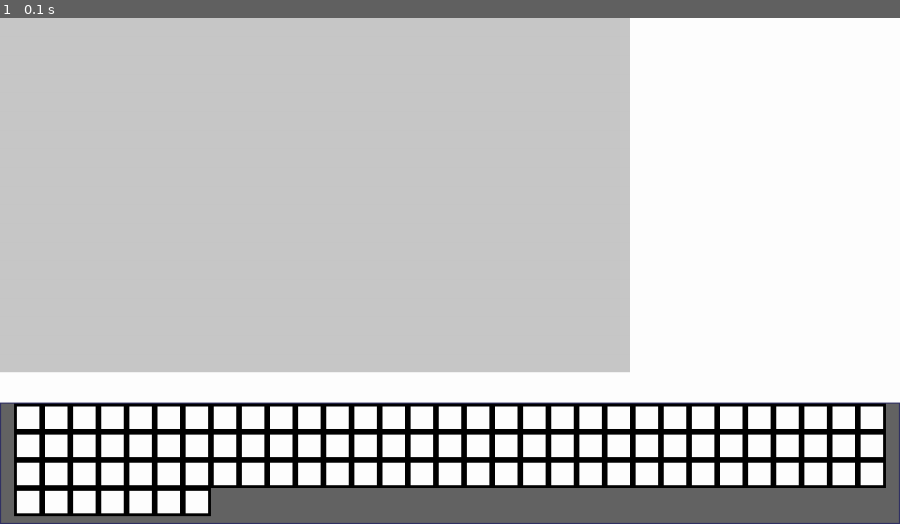
Above: before the commit, frame 1.
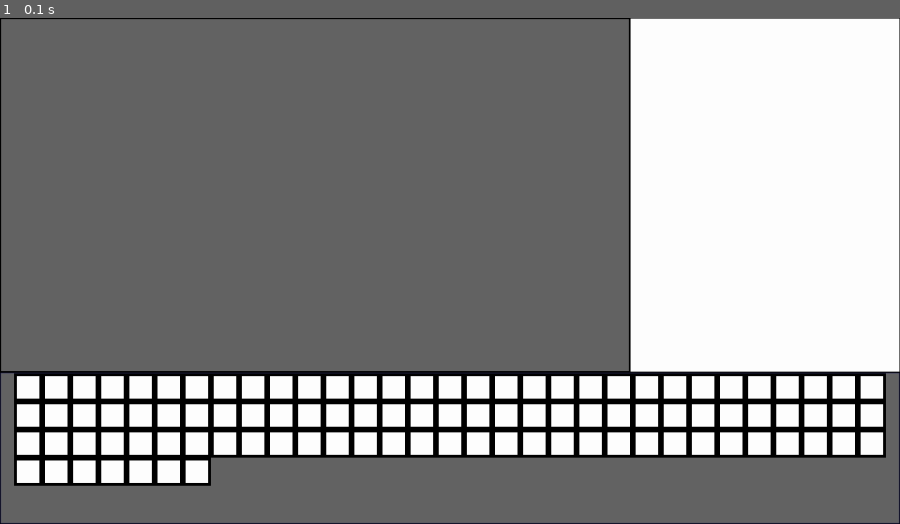
Above: after the commit, the same moment.

Repository: Culf-B/PygameLevelEditor
Game: pygame game, started from gui.py
The game is run twice, just before and just after one commit, with the same random seed, the same clock (stepped at 60 frames per second) and the same inputs.
Inputs:
- Up to frame 1 (0.1 s): no input

The runs differ from the first frame. In frame 1, 61% of the frame differs, in the area x 0-100%, y 0-100%.

Commit message:
Refactored to use Windows instead of groups
Only elements used here were updated in uielements to be able to be used in a window.

Diff:
--- a/gui.py
+++ b/gui.py
@@ -17,31 +17,75 @@
         self.wRightCoeffs = [0.3, 0.7]
         self.wBottomCoeffs = [1, 0.3]
 
+        # --- Window Rects ---
+        self.rMain = pygame.Rect(0, 0, self.renderRes[0] * self.wMainCoeffs[0], self.renderRes[1] * self.wMainCoeffs[1])
+        self.rRight = pygame.Rect(self.renderRes[0] * (1 - self.wRightCoeffs[0]), 0, self.renderRes[0] * self.wRightCoeffs[0], self.renderRes[1] * self.wRightCoeffs[1])
+        self.rBottom = pygame.Rect(0, self.renderRes[1] * (1 - self.wBottomCoeffs[1]), self.renderRes[0] * self.wBottomCoeffs[0], self.renderRes[1] * self.wBottomCoeffs[1])
+
         # --- Render window ---
-        self.gMainRender = Group()
+        self.wMainRender = Window(
+            self.renderSurface,
+            self.rMain,
+            [
+                [0, 0, 0],
+                [0, 0, 0],
+                [100, 100, 100]
+            ],
+            2
+        )
 
         # Render window element setup
-        self.gMainRender.add_elements(
-            RenderWindow(
-                self.renderSurface,
-                pygame.Rect(0, 0, self.renderRes[0] * self.wMainCoeffs[0], self.renderRes[1] * self.wMainCoeffs[1])
-            )
-        )
 
         # --- Right sidebar ---
-        # Different groups for different sidebar options
-        self.gRightImporter = Group() # UI for importing new tiles
-        self.gRightOptions = Group() # UI for configuring selected tile
+        # Different sidebar windows
+        self.wRightImporter = Window(
+            self.renderSurface,
+            self.rRight,
+            [
+                [0, 0, 0],
+                [0, 0, 0],
+                [255, 255, 255]
+            ],
+            1
+        ) # UI for importing new tiles
+        self.wRightOptions = Window(
+            self.renderSurface,
+            self.rRight,
+            [
+                [0, 0, 0],
+                [0, 0, 0],
+                [255, 255, 255]
+            ],
+            1
+        ) # UI for configuring selected tile
 
         # --- Bottombar ---
         # Different groups for different bottombar options
-        self.gBottomTools = Group() # Overview and selection of tools such as delete, place and brushes
-        self.gBottomTiles = Group() # Overview and selection of tiles
+        self.wBottomTools = Window(
+            self.renderSurface,
+            self.rBottom,
+            [
+                [0, 0, 0],
+                [0, 0, 0],
+                [255, 255, 255]
+            ],
+            1
+        ) # Overview and selection of tools such as delete, place and brushes
+        self.wBottomTiles = Window(
+            self.renderSurface,
+            self.rBottom,
+            [
+                [0, 0, 0],
+                [0, 0, 0],
+                [255, 255, 255]
+            ],
+            1
+        ) # Overview and selection of tiles
 
-        self.gBottomTiles.add_elements(
+        self.wBottomTiles.add_elements(
             ObjectScrollBox(
-                self.renderSurface,
-                pygame.Rect(0, self.renderRes[1] * self.wMainCoeffs[1] + self.renderRes[1] * (self.wBottomCoeffs[1] * 0.2), self.renderRes[0] * self.wBottomCoeffs[0], self.renderRes[1] * (self.wBottomCoeffs[1] * 0.8)),
+                self.wBottomTiles.getSurface(),
+                pygame.Rect(0, 0, self.wBottomTiles.getWidth(), self.wBottomTiles.getHeight()),
                 [50, 50],
                 [
                     [0, 0, 0],
@@ -53,12 +97,12 @@
         )
 
         # --- Activate default groups ---
-        self.gMainRender.activate_all()
-        self.gBottomTiles.activate_all()
+        self.wMainRender.activate_all()
+        self.wBottomTiles.activate_all()
 
         # --- Deactivate non-default groups ---
-        self.gRightImporter.deactivate_all()
-        self.gBottomTools.deactivate_all()
+        self.wRightImporter.deactivate_all()
+        self.wBottomTools.deactivate_all()
 
     def draw(self, events):
         self.renderSurface.fill([255, 255, 255])
--- a/tools/uielements.py
+++ b/tools/uielements.py
@@ -70,15 +70,56 @@
         for element in self.elements:
             element.activated = False
 
+class Window(Group):
+    def __init__(self, screen, rect, colorscheme, borderwidth = None):
+        super().__init__()
+
+        self.screen = screen
+        self.borderWidth = borderwidth
+        self.colorscheme = colorscheme
+        self.rect = rect
+        self.surface = pygame.surface.Surface([rect.w, rect.h])
+
+    def getWidth(self):
+        return self.rect.w
+
+    def getHeight(self):
+        return self.rect.h
+
+    def getSurface(self):
+        return self.surface
+
+    def update(self, events):
+        self.clearSurface()
+
+        for element in self.elements:
+            element.update(events, self.rect.topleft)
+
+        self.drawBorder()
+        self.drawOnScreen()
+
+    def clearSurface(self):
+        self.surface.fill(self.colorscheme[2])
+
+    def drawBorder(self):
+        if self.borderWidth != None:
+            pygame.draw.rect(self.surface, self.colorscheme[1], pygame.Rect(0, 0, self.rect.w, self.rect.h), self.borderWidth)
+
+    def drawOnScreen(self):
+        self.screen.blit(self.surface, [self.rect.x, self.rect.y])
+
 class Element:
     def __init__(self):
         all_elements.append(self)
         self.activated = False
         self.groups = []
 
-    def update(self, events):
+    def update(self, events, positionoffset = None):
         if self.activated:
-            self.eventupdate(events)
+            if positionoffset != None:
+                self.eventupdate(events, positionoffset)
+            else:
+                self.eventupdate(events)
             self.draw()
 
     def eventupdate(self, *args):
@@ -334,10 +375,11 @@
         self.maxScroll = 0
         self.objectsPrLine = 0
 
-    def eventupdate(self, events):
+    def eventupdate(self, events, positionoffset = [0, 0]):
         self.tempMpos = pygame.mouse.get_pos()
         self.scroll = False
-        if self.rect.collidepoint(self.tempMpos):
+        self.collisionrect = pygame.Rect(self.rect.x + positionoffset[0], self.rect.y + positionoffset[1], self.rect.w, self.rect.h)
+        if self.collisionrect.collidepoint(self.tempMpos):
             self.hover = True
 
             for event in events:
@@ -352,7 +394,7 @@
 
                 elif event.type == pygame.MOUSEBUTTONUP and event.button == 1:
                     for obj in self.objects:
-                        obj.mouseevent([event.pos[0] - self.rect.x, event.pos[1] - self.rect.y])
+                        obj.mouseevent([event.pos[0] - self.collisionrect.x, event.pos[1] - self.collisionrect.y])
         else:
             self.hover = False
 
